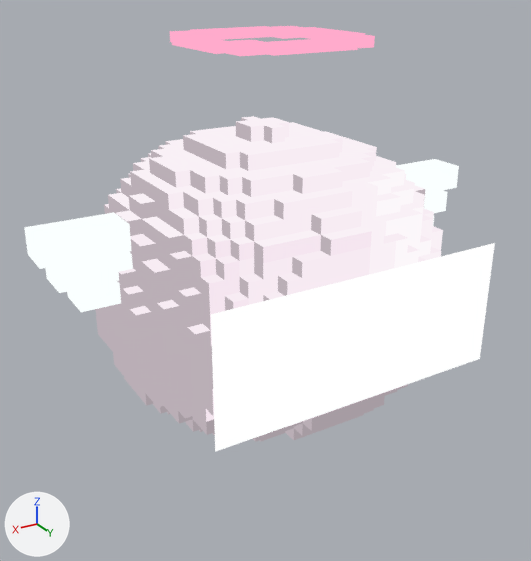
What one commit did to the glTF model assets/models/creatures/slime_lumen/slime_lumen.glb.
The view is the same before and after, from a 50 mm lens placed at (1.309, 2.16, 1.49), pointed at (0.044, 0.053, 0.436). The lights are fixed; the arrows at lower left show +X, +Y and +Z. The first picture is the older version. Where no turn or scale is listed for an object, it has been applied to the vertices. Vertices at exactly the same position are counted once.

Objects in the first picture: 'ElementDetails', 'Face', 'Shell'.
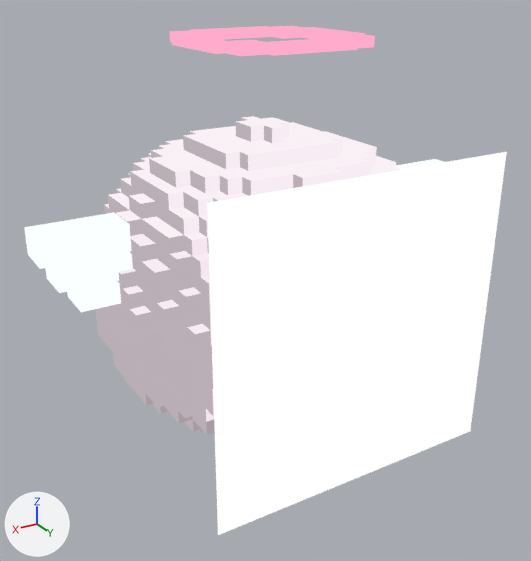
Edits to the scene script, one JSON object a line:
```json
{"block": "me_slime_lumen_face", "where": "# used by ob_face; location = (0.0, 0.0, 0.499)"}
{"op": "remove", "block": "me_slime_lumen_face", "code": "me_slime_lumen_face.from_pydata(...)  # 4 vertices, 2 faces; spans x -0.529..0.529, y 0.579, z -0.299..0.14"}
{"op": "add", "block": "me_slime_lumen_face", "code": "me_slime_lumen_face.from_pydata(...)  # 4 vertices, 2 faces; spans x -0.529..0.529, y 0.579, z -0.607..0.447"}
{"block": "me_slime_lumen_face", "change": "me_slime_lumen_face part 1"}
{"op": "set", "path": "me_slime_lumen_face.vertices[0].co", "old": "(0.529, 0.579, -0.299)", "new": "(0.529, 0.579, -0.607)", "note": "pixel (215, 451) -> pixel (217, 535)"}
{"op": "set", "path": "me_slime_lumen_face.vertices[1].co", "old": "(-0.529, 0.579, -0.299)", "new": "(-0.529, 0.579, -0.607)", "note": "pixel (479, 358) -> pixel (470, 431)"}
{"op": "set", "path": "me_slime_lumen_face.vertices[2].co", "old": "(-0.529, 0.579, 0.14)", "new": "(-0.529, 0.579, 0.447)", "note": "pixel (494, 242) -> pixel (506, 151)"}
{"op": "set", "path": "me_slime_lumen_face.vertices[3].co", "old": "(0.529, 0.579, 0.14)", "new": "(0.529, 0.579, 0.447)", "note": "pixel (210, 314) -> pixel (207, 202)"}
```

Changed parts and their boxes (x1, y1, x2, y2) in the pictures (531 x 561 px):
```json
{"object": "Face", "change": "reshaped", "before": [211, 243, 495, 452], "after": [207, 152, 507, 535], "on screen": "83% taller"}
```
